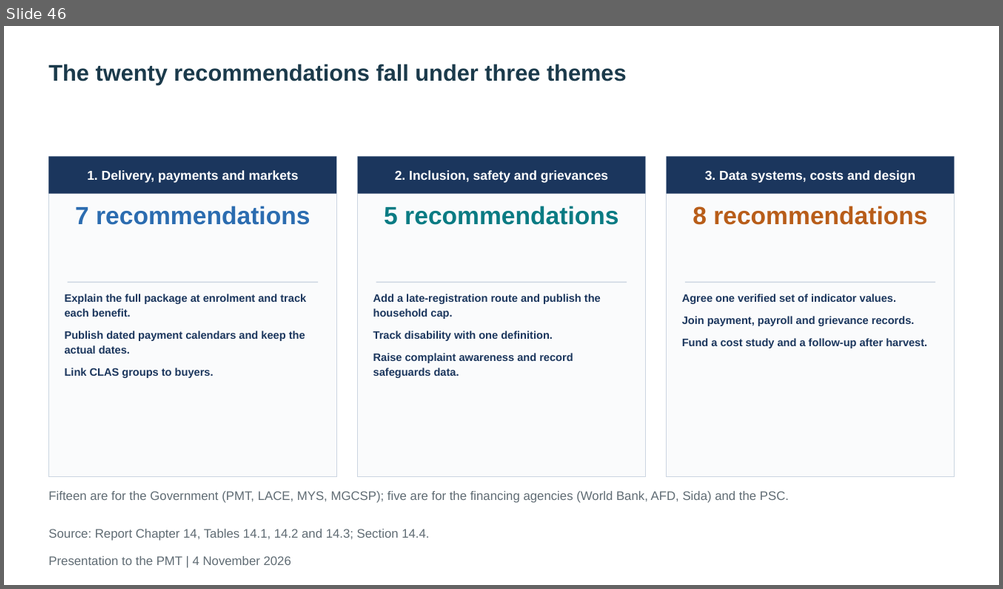
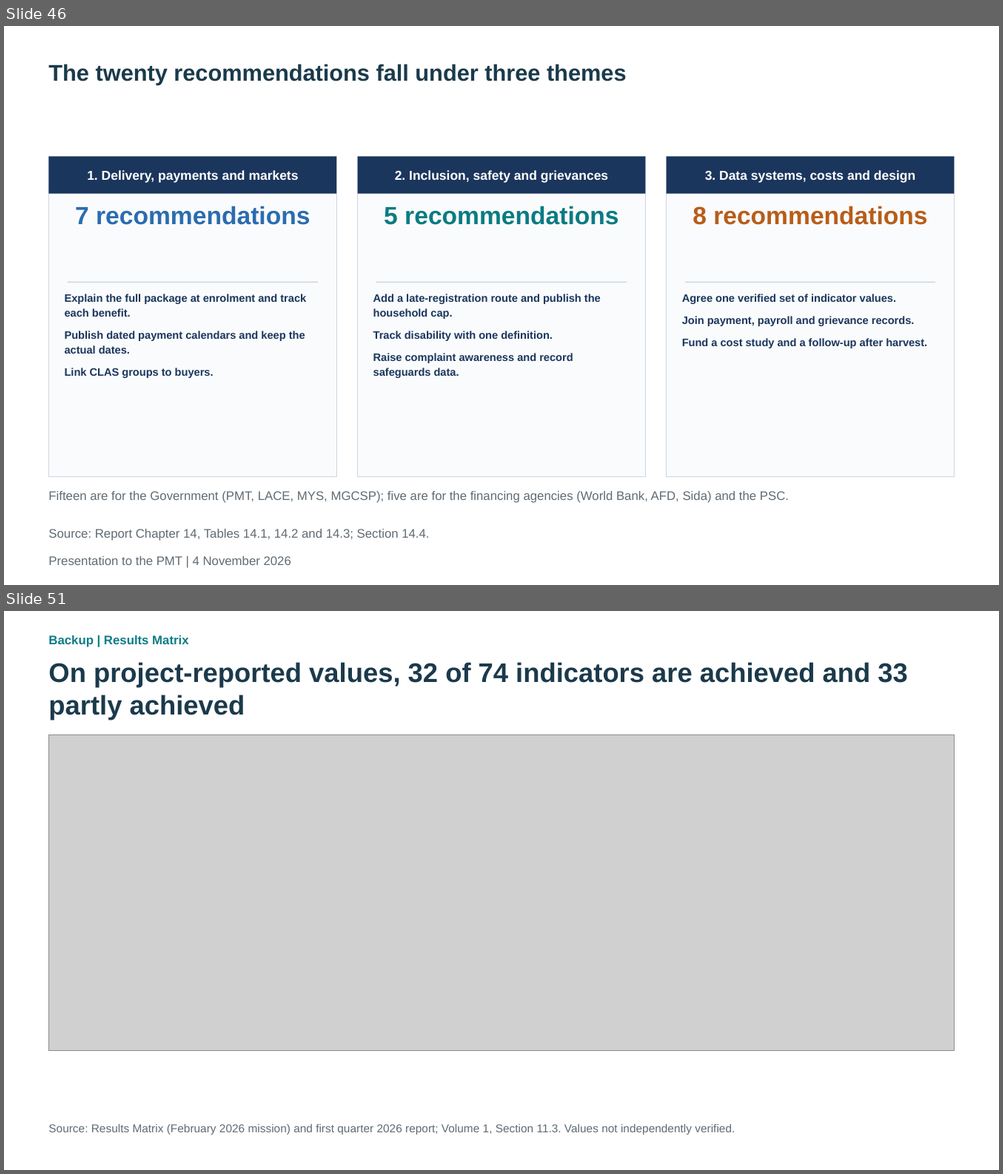
Before and after one commit to kokouekpinda/kokouekpinda, a slide deck: deliverables/REALISE_PMT_Presentation_v5.pptx. Shown one above the other, each under a label of ours: slide 46 before the commit, slides 46 and 51 after it; the slides between them are not shown. The pictures are 1003x589 and 1003x1174 pixels, drawn with LibreOffice and Linux fonts; fonts in the diff are those of the drawing; grey boxes stand for pictures. Boxes give left, top, right and bottom in pixels: in the first picture for what was removed or moved away, otherwise in the second. Text is boxed around its words. In the diff, an @@ line names an element or a change of style, - is before the commit and + after.

```diff
--- a/deliverables/REALISE_PMT_Presentation_v5.pptx
+++ b/deliverables/REALISE_PMT_Presentation_v5.pptx
@@ slide 51 added at (4, 611, 999, 1170), background #FFFFFF @@
@@ text added at (48, 635, 188, 647), 12 pt, text #0E7C86, bold @@
+Backup | Results Matrix
@@ title added at (48, 662, 907, 721), 26 pt, text #1B3A4B, bold @@
+On project-reported values, 32 of 74 indicators are achieved and 33 partly achieved
@@ picture added at (48, 735, 954, 1052) @@
@@ text added at (48, 1125, 734, 1135), 11 pt, text #5F6B73 @@
+Source: Results Matrix (February 2026 mission) and first quarter 2026 report; Volume 1, Section 11.3. Values not independently verified.
```
Also in this commit, not shown: 8 slides changed, 10 other slides added, 3 slides removed, 7 other files.
